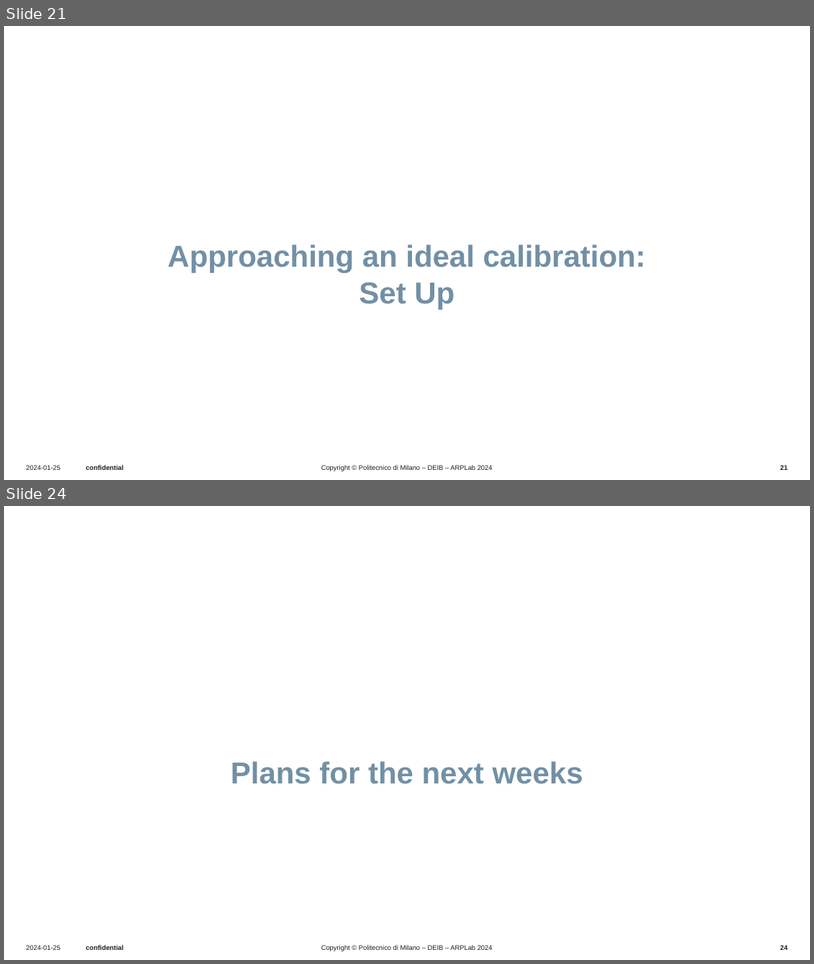
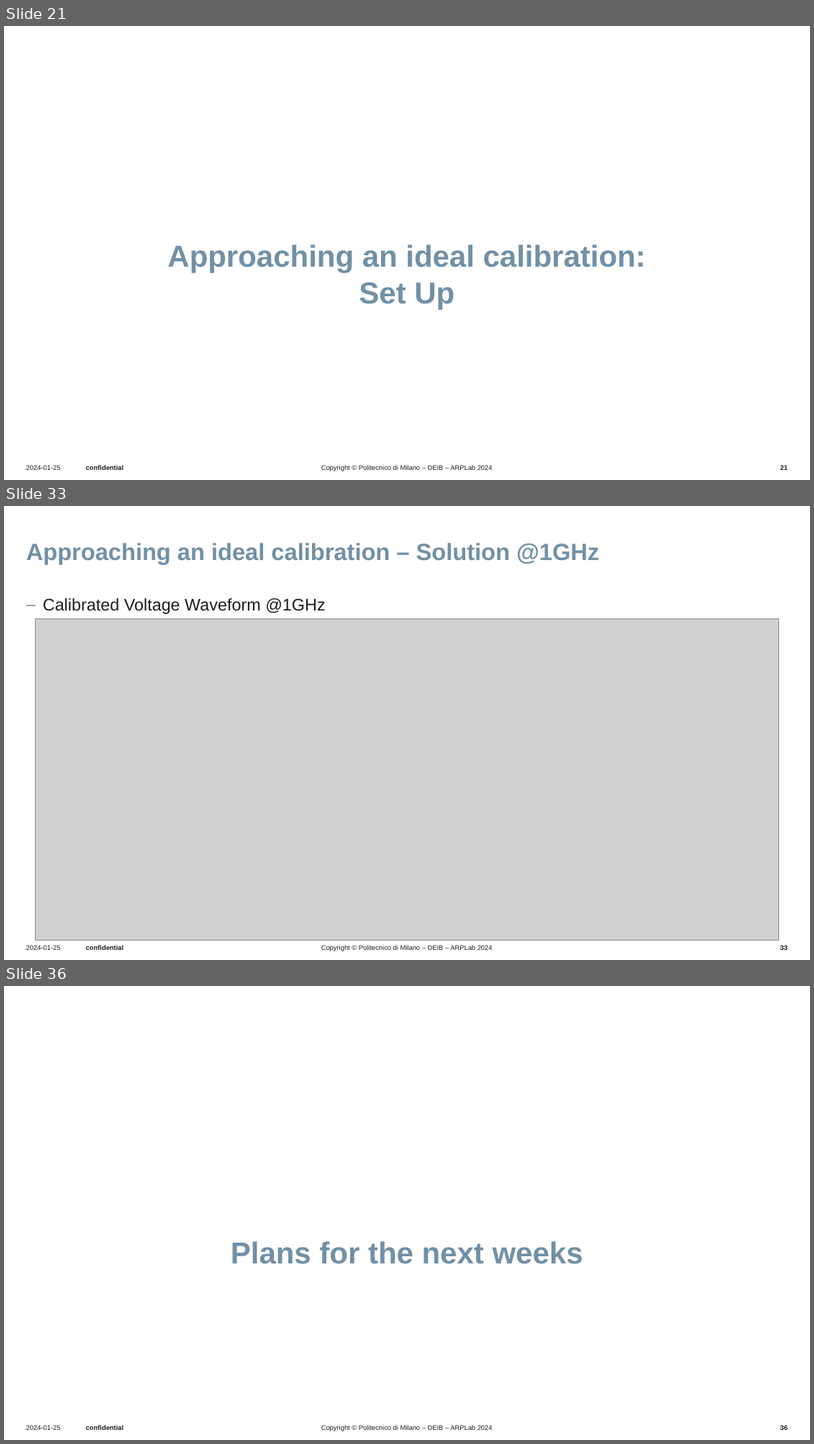
Before and after one commit to UseProxy305/thesisWork, a slide deck: Presentations/presentation5_4_sep/20250904_bi.pptx. Shown one above the other, each under a label of ours: slides 21 and 24 before the commit, slides 21, 33 and 36 after it; the slides between them are not shown. The pictures are 814x964 and 814x1444 pixels, drawn with LibreOffice and Linux fonts; fonts in the diff are those of the drawing; grey boxes stand for pictures; background and template pictures are left out. Boxes give left, top, right and bottom in pixels: in the first picture for what was removed or moved away, otherwise in the second. Text is boxed around its words. In the diff, an @@ line names an element or a change of style, - is before the commit and + after.

```diff
--- a/Presentations/presentation5_4_sep/20250904_bi.pptx
+++ b/Presentations/presentation5_4_sep/20250904_bi.pptx
@@ slide 33 added at [4,506,810,960], background #FFFFFF; not listed: 4 template elements that a slide beside it also shows @@
@@ title added at [26,543,599,564], 28 pt, text #7290A5, bold @@
+Approaching an ideal calibration – Solution @1GHz
@@ text added at [43,598,325,614], 20 pt, text #1D1D1D @@
+‒ Calibrated Voltage Waveform @1GHz
@@ picture added at [35,618,779,939] @@
@@ what was slide 24 is now slide 36 @@
@@ page number at [781,1424,788,1431]: text changed @@
-24
+36
```
Also in this commit, not shown: 3 slides changed, 11 other slides added, 9 other files.
